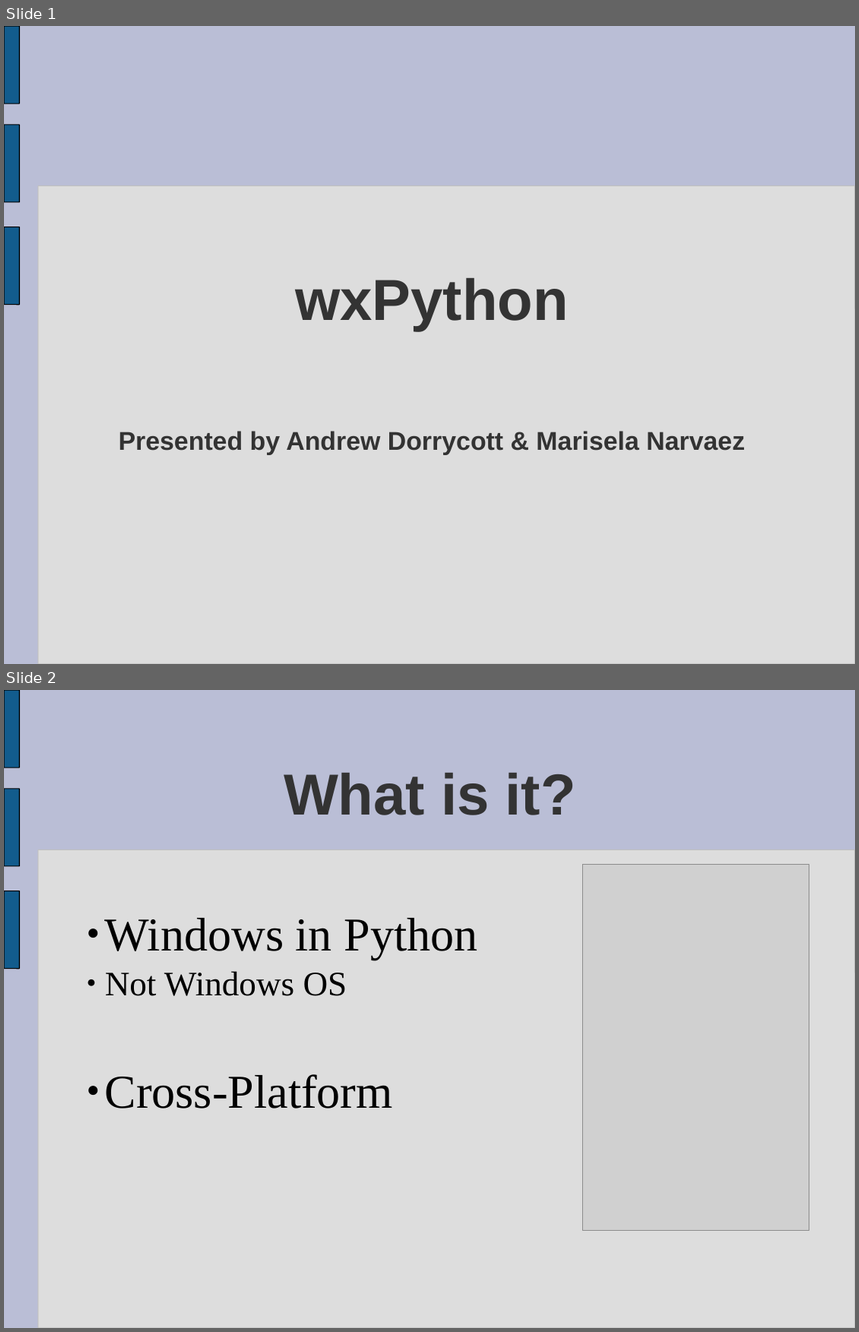
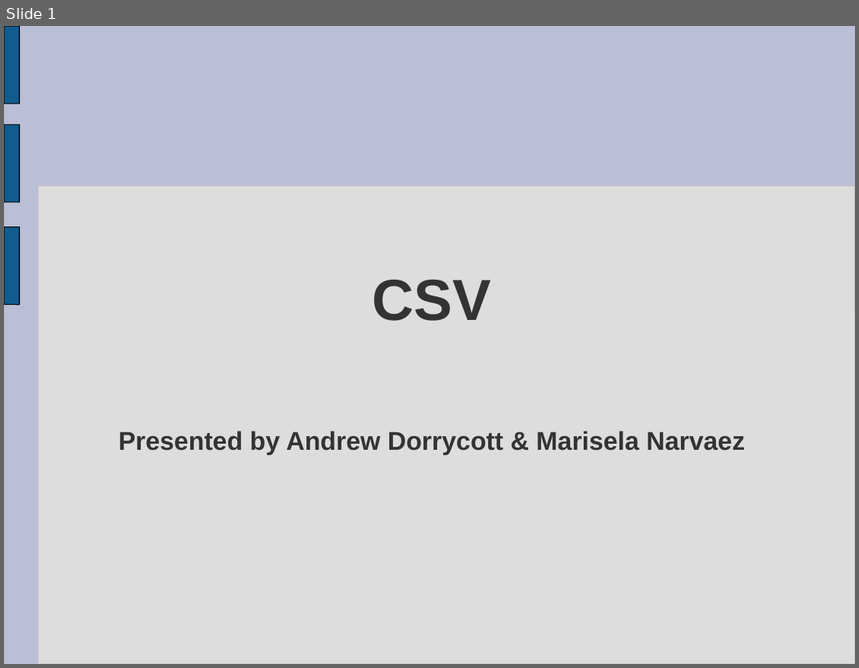
Before and after one commit to tdyhacker/pythonexploration, a slide deck: kusinwolf/CSV/CSV.ppt. Shown one above the other, each under a label of ours: slides 1 and 2 before the commit, slide 1 after it. The pictures are 859x1332 and 859x668 pixels, drawn with LibreOffice and Linux fonts; fonts in the diff are those of the drawing; grey boxes stand for pictures. Boxes give left, top, right and bottom in pixels: in the first picture for what was removed or moved away, otherwise in the second. Text is boxed around its words. In the diff, an @@ line names an element or a change of style, - is before the commit and + after.

```diff
--- a/kusinwolf/CSV/CSV.ppt
+++ b/kusinwolf/CSV/CSV.ppt
@@ slide 2 removed at (4,690,855,1328), background #BABED6; not listed: 4 template elements that a slide beside it also shows @@
@@ title removed at (284,773,576,815) @@
-What is it?
@@ picture removed at (583,865,810,1230) @@
@@ subtitle removed at (105,918,478,1109) @@
-  ● Windows in Python
-  ● Not Windows OS
-  ● Cross-Platform
@@ slide 1 changed as well @@
@@ text at (373,280,492,321): text changed @@
-wxPython
+CSV
```
Also in this commit, not shown: 4 slides added, 3 other slides removed, 1 other file.
